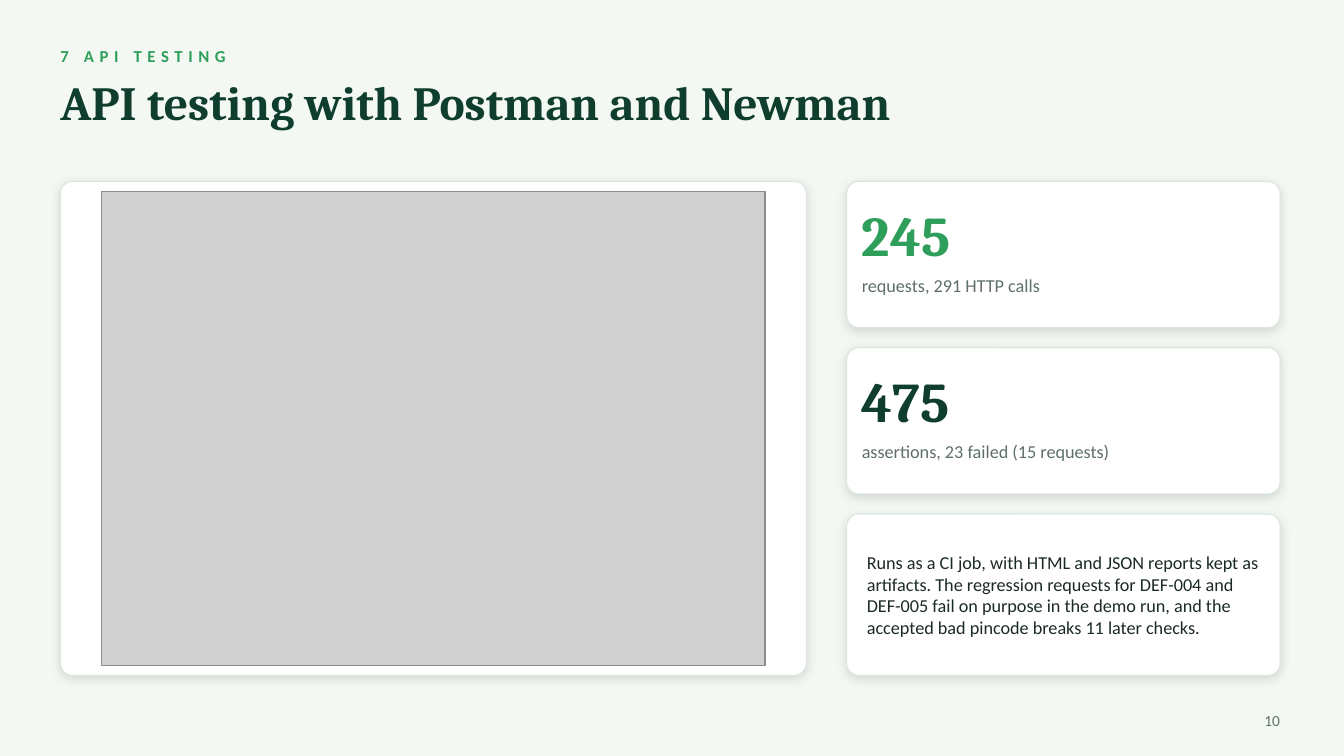
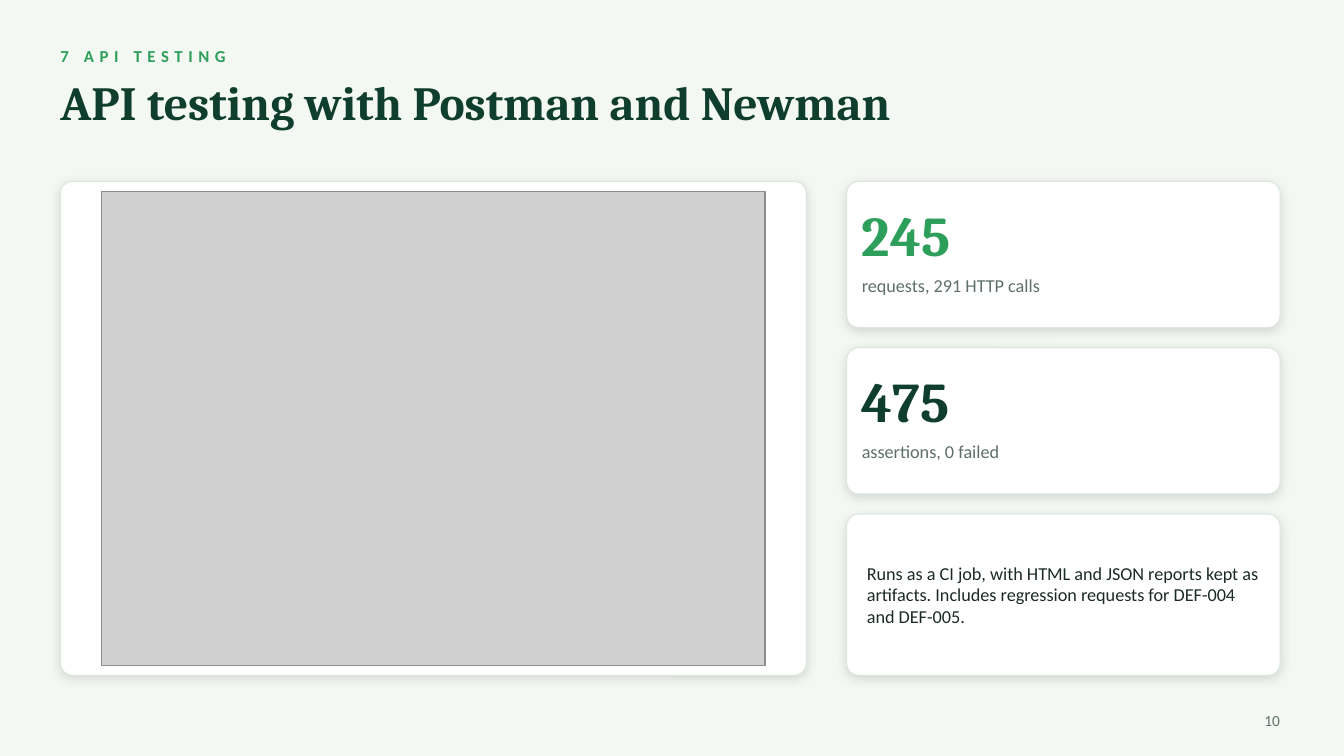
Before and after one commit to praarn/FreshCart-Software-Testing-Portfolio-7thSem, a slide deck: slide 10 of 12-final-test-report/FreshCart_Testing_Portfolio.pptx. Drawn at 1344x756 pixels with LibreOffice and Linux fonts; fonts in the diff are those of the drawing; grey boxes stand for pictures. Boxes give left, top, right and bottom in pixels: in the first picture for what was removed or moved away, otherwise in the second. Text is boxed around its words. In the diff, an @@ line names an element or a change of style, - is before the commit and + after.

Commit message:
fix: restore DEF-004 and DEF-005 fixes and log the 2026-11-23 CI errors
Revert the backed-out fixes (token on GET /checkout/slots, \Z and re.ASCII on the
validation regexes) so the unit and Newman jobs pass again, restore the reports,
evidence, slides and PDF to the passing results, and record the failures that were
encountered in 10-test-execution/Error_Log.md.

```diff
--- a/12-final-test-report/FreshCart_Testing_Portfolio.pptx
+++ b/12-final-test-report/FreshCart_Testing_Portfolio.pptx
@@ text at (x1=862, y1=445, x2=999, y2=460): text changed @@
-assertions, 23 failed (15 requests)
+assertions, 0 failed
@@ text at (x1=867, y1=567, x2=1258, y2=623): text changed @@
-Runs as a CI job, with HTML and JSON reports kept as artifacts. The regression requests for DEF-004 and DEF-005 fail on purpose in the demo run, and the accepted bad pincode breaks 11 later checks.
+Runs as a CI job, with HTML and JSON reports kept as artifacts. Includes regression requests for DEF-004 and DEF-005.
```
Also in this commit, not shown: 3 other slides changed, 41 other files.
